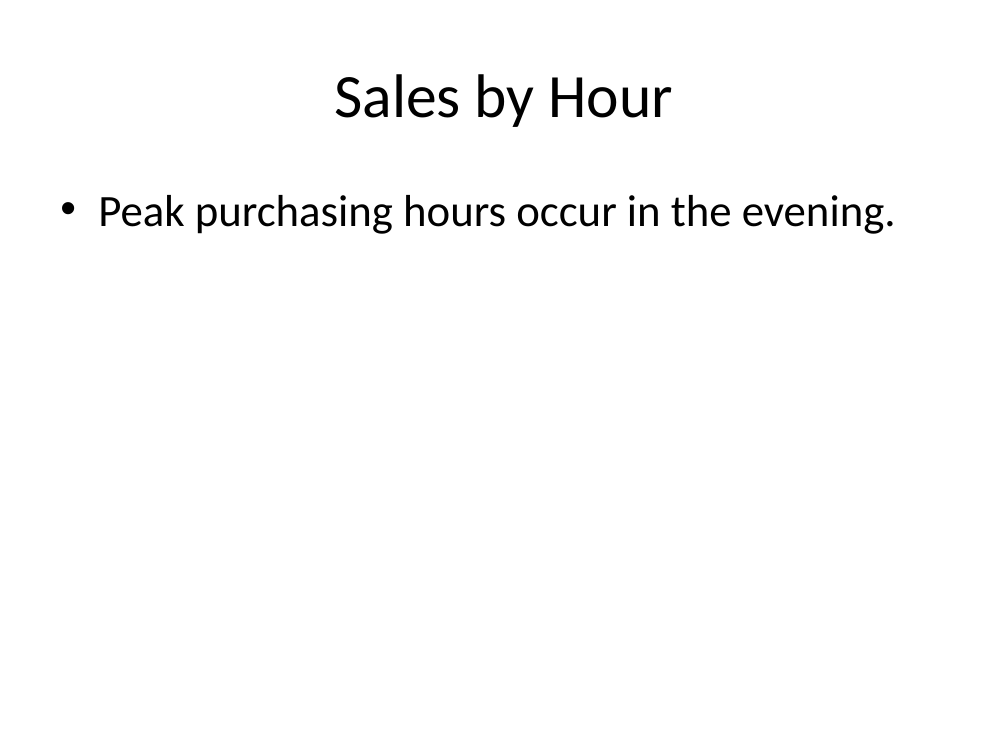
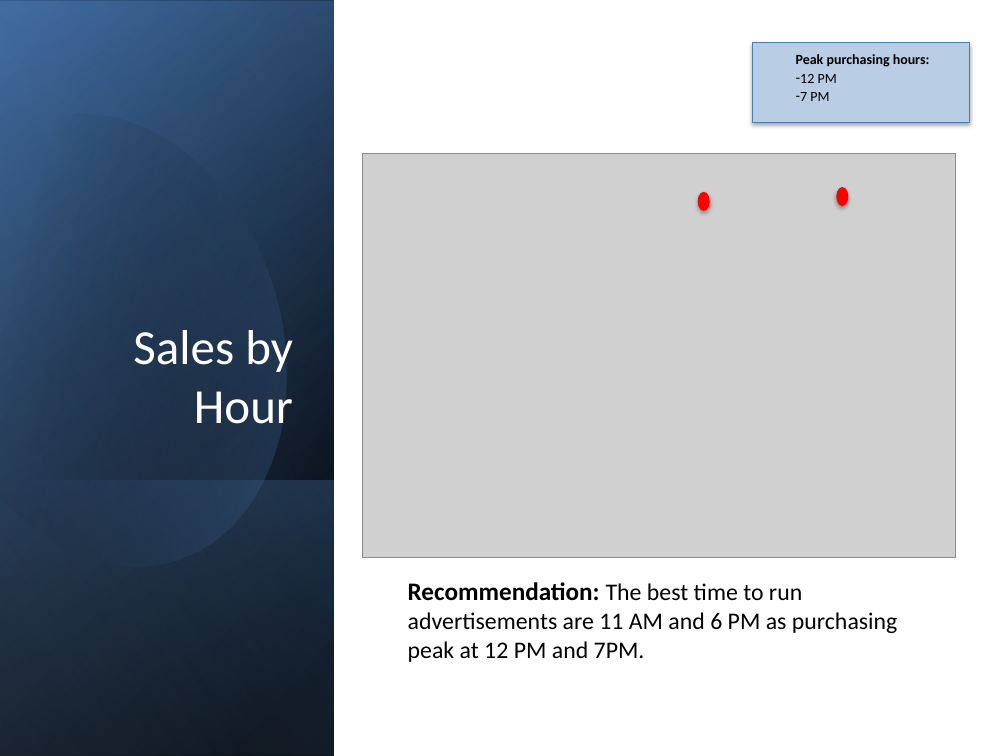
Before and after one commit to PaolaDumbi/Sales_Analysis, a slide deck: slide 4 of Sales_Data_Analysis_Presentation.pptx. Drawn at 1008x756 pixels with LibreOffice and Linux fonts; fonts in the diff are those of the drawing; grey boxes stand for pictures. Boxes give left, top, right and bottom in pixels: in the first picture for what was removed or moved away, otherwise in the second. Text is boxed around its words. In the diff, an @@ line names an element or a change of style, - is before the commit and + after.

```diff
--- a/Sales_Data_Analysis_Presentation.pptx
+++ b/Sales_Data_Analysis_Presentation.pptx
@@ rectangle added at (x1=1, y1=0, x2=334, y2=755), fill gradient #000000 to #376092 @@
@@ rectangle added at (x1=1, y1=2, x2=334, y2=756), fill gradient #000000 to #4F81BD @@
@@ rectangle added at (x1=1, y1=0, x2=334, y2=754), fill gradient #000000 to #95B3D7 @@
@@ rectangle added at (x1=753, y1=42, x2=970, y2=122), fill #B9CDE5, outline #4B7EBC 0.75 pt @@
@@ text added at (x1=796, y1=54, x2=930, y2=101), 10 pt, text #000000, bold @@
+Peak purchasing hours:
+– 12 PM
+– 7 PM
@@ freeform shape added at (x1=0, y1=71, x2=339, y2=603), fill gradient #000000 to #4F81BD @@
@@ title "Sales by Hour" moved from (x1=334, y1=74, x2=674, y2=127) to (x1=133, y1=330, x2=293, y2=424) @@
@@ title "Sales by Hour" at (x1=133, y1=330, x2=293, y2=424): size 44 to 35 pt, text colour #000000 to #FFFFFF; alignment centre to right; vertical alignment middle to bottom @@
@@ picture added at (x1=363, y1=153, x2=956, y2=556) @@
@@ ellipse added at (x1=699, y1=193, x2=710, y2=211), fill #FF0000, outline #FF0000 0.75 pt @@
@@ ellipse added at (x1=837, y1=187, x2=848, y2=206), fill #FF0000, outline #FF0000 0.75 pt @@
@@ rectangle added at (x1=1, y1=480, x2=334, y2=756), fill gradient #4F81BD to #000000 @@
@@ text "Recommendation: The best time to ..." at (x1=408, y1=582, x2=897, y2=662): vertical alignment top to middle @@
@@ text at (x1=408, y1=582, x2=897, y2=662): text changed; size 32 to 17 pt @@
-• Peak purchasing hours occur in the evening.
+Recommendation: The best time to run advertisements are 11 AM and 6 PM as purchasing peak at 12 PM and 7PM.
```
Also in this commit, not shown: 2 other slides changed, 4 slides added, 3 slides removed, 1 other file.
